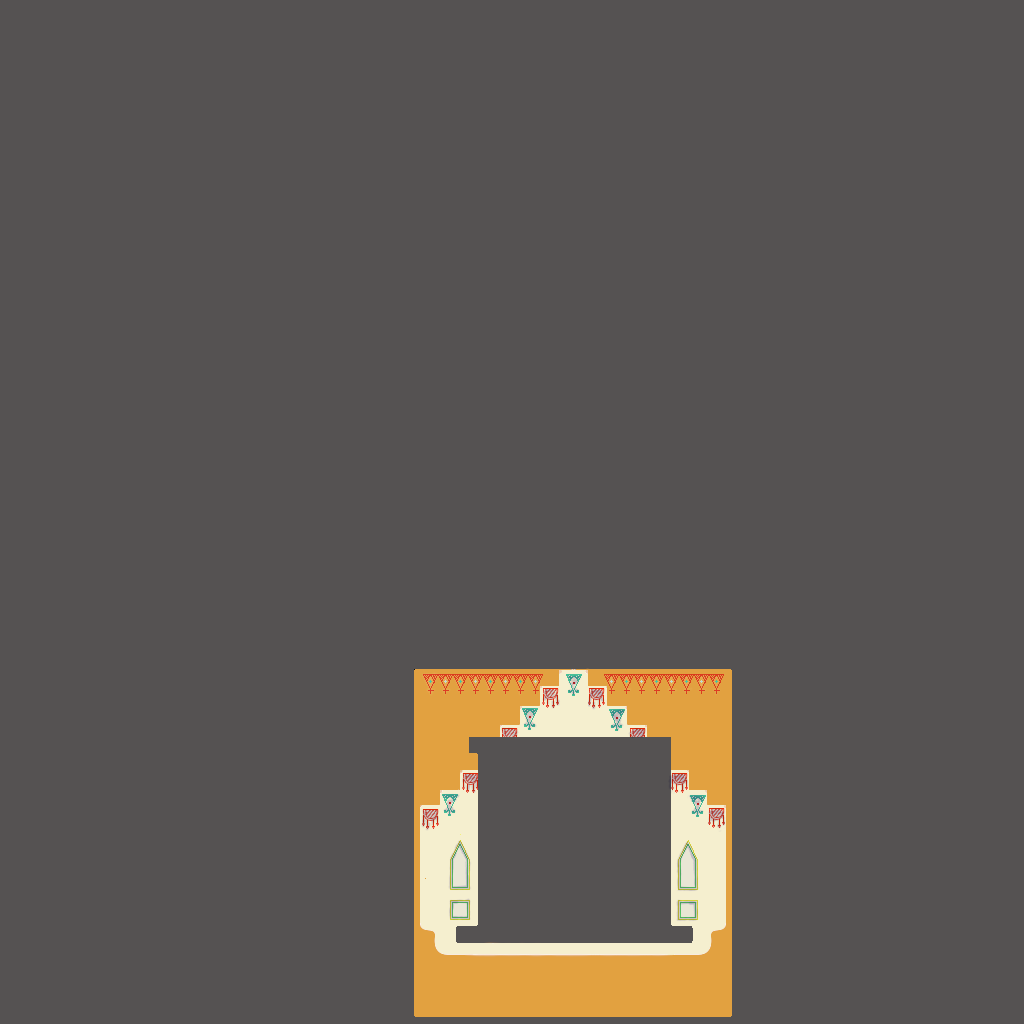
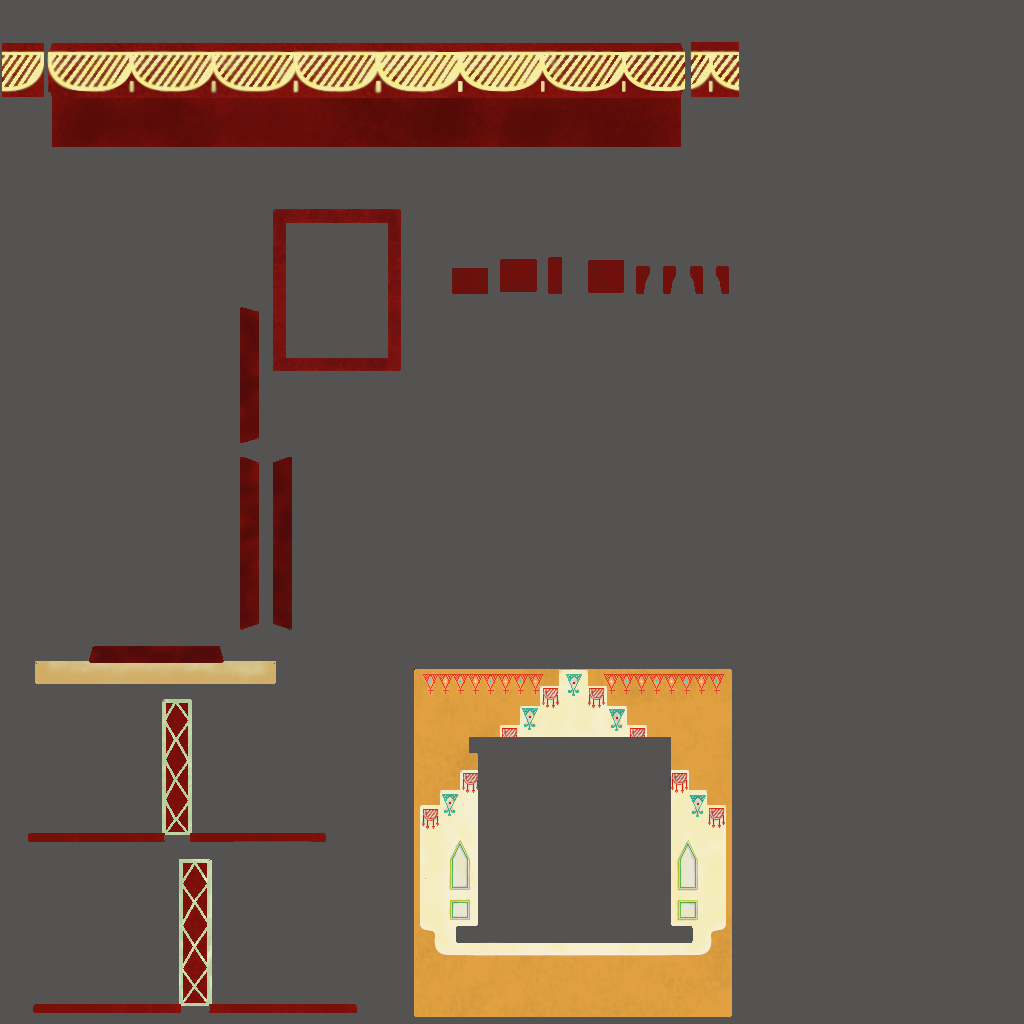
Before/after of a 1024x1024 layered artwork. What changed in the layer stack:
removed layer "Darken #1" (was multiply, 49%) over (x1=421, y1=674, x2=726, y2=922)
renamed "lighten" to "darken", opacity 12% → 46%, blend color dodge → multiply, painted on it over (x1=35, y1=98, x2=724, y2=697)
painted on "wall.png" over (x1=0, y1=42, x2=740, y2=1017)
